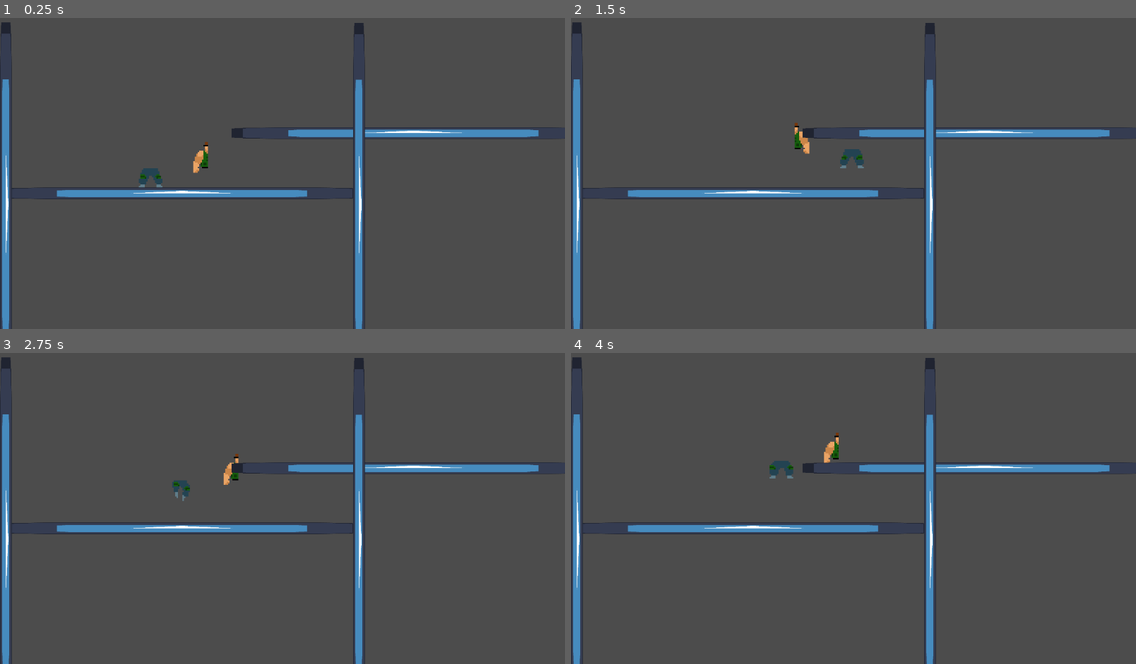
Above: before the commit, frames 1-4 (two rows, left to right).
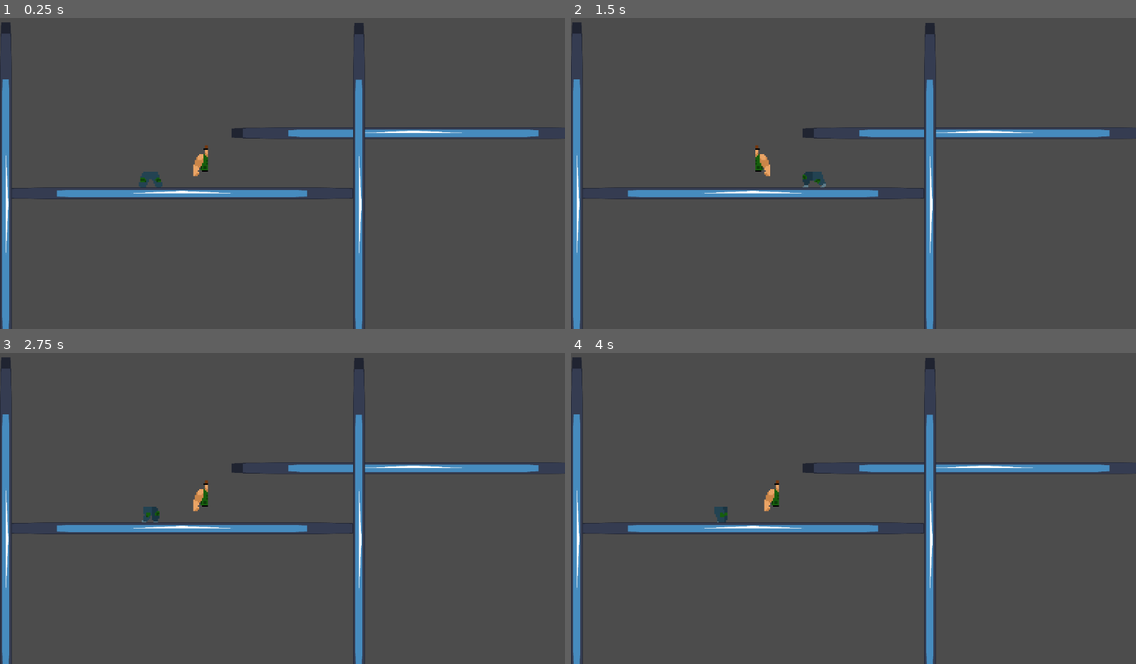
Above: after the commit, the same moments.

Repository: jacmaxmat/gamejam-dns
Game: Godot game, scene res://Player/PlayerTestWindow.tscn
Two runs of this game, one before a commit and one after it. Both use one fixed random seed, a clock stepped at 60 frames per second and the inputs below. This scene is started directly instead of the project's main scene. The engine's default icon, where the game draws it, is replaced by a stand-in: a white triangle on a blue panel in a dark square.
Inputs (mouse positions are in pixels of both pictures, inside the frame that each line leads up to):
- Up to frame 1 (0.25 s): no input
- Up to frame 2 (1.5 s): tap Enter at 0.5 s; move the mouse to (977, 154) at 0.52 s; hold D (move_right) from 0.53 s (still down); click (977, 154) at 0.6 s; tap Space (jump) at 0.77, 0.8, 1.07, 1.35 s; move the mouse to (740, 185) at 1.27 s
- Up to frame 3 (2.75 s): tap Space (jump) at 1.52, 1.82, 2.3 s; click (169, 520) at 1.55 s; move the mouse to (339, 436) at 2.02 s; release D (move_right) at 2.03 s; hold A (move_left) from 2.03 s (still down); click (339, 436) at 2.1 s
- Up to frame 4 (4 s): move the mouse to (825, 567) at 2.77 s; release A (move_left) at 2.78 s; hold D (move_right) from 2.78 s (still down); click (825, 567) at 2.85 s; tap Space (jump) at 3.02, 3.32, 3.6, 3.77 s; move the mouse to (1023, 552) at 3.52 s

The runs differ from the first frame. In frame 1, 0.3% of the frame differs, in the area x 24-37%, y 39-55%; in frame 2, 0.6%, in the area x 32-52%, y 33-55%; in frame 3, 0.5%; in frame 4, 0.6%.
Error after the commit: Parse Error: Identifier "spawn_point" not declared in the current scope. (res://Player/PlayerComponents/shooting_component.gd:19)

Commit message:
Merge conflict bye bye

Diff:
--- a/Player/Player.tscn
+++ b/Player/Player.tscn
@@ -1,6 +1,7 @@
 [gd_scene format=3 uid="uid://dxqolxv2isnx4"]
 
 [ext_resource type="Script" uid="uid://l2xwkp5ehgai" path="res://Player/player.gd" id="1_0j2ni"]
+[ext_resource type="Texture2D" uid="uid://iqfm3qnjsu0k" path="res://system obstacles/icon.svg" id="2_p34sf"]
 [ext_resource type="Texture2D" uid="uid://iho0cg5jbj1i" path="res://assety/ludek_idle.png" id="2_v0k0e"]
 [ext_resource type="Texture2D" uid="uid://s6j63fg8ttfd" path="res://assety/ludek_cialo_przod.png" id="3_5wa8t"]
 [ext_resource type="Texture2D" uid="uid://b5ybu5820bsya" path="res://assety/ludek_cialo_gora.png" id="3_dm7nj"]
@@ -27,6 +28,7 @@
 
 [sub_resource type="CapsuleShape2D" id="CapsuleShape2D_e8ooo"]
 radius = 14.0
+height = 28.0
 
 [sub_resource type="AnimationNodeBlend2" id="AnimationNodeBlend2_7uipr"]
 
@@ -982,6 +984,9 @@
 }
 
 [node name="Player" type="CharacterBody2D" unique_id=283957801 node_paths=PackedStringArray("gravity_component", "input_component", "movement_component", "jump_component", "shooting_component", "aim_component", "animation_component")]
+scale = Vector2(2, 2)
+collision_layer = 2
+collision_mask = 4
 script = ExtResource("1_0j2ni")
 gravity_component = NodePath("GravityComponent")
 input_component = NodePath("InputComponent")
@@ -1017,12 +1022,21 @@
 [node name="ShootingComponent" parent="." unique_id=351609752 instance=ExtResource("6_3mea3")]
 bullet_scene = ExtResource("8_5wa8t")
 
+spawn_point = NodePath("../VisualLayer/UpperBody/GunBarrel")
+fire_rate = 0.15
+
 [node name="JumpComponent" parent="." unique_id=391932550 instance=ExtResource("7_7v5gs")]
-jump_velocity = -500.0
+jump_velocity = -415.0
 
 [node name="MovementComponent" parent="." unique_id=889880810 instance=ExtResource("8_8sa4y")]
+speed = 150.0
+ground_accel_speed = 17.0
+ground_decel_speed = 25.0
+air_accel_speed = 12.0
+air_decel_speed = 6.0
 
 [node name="GravityComponent" parent="." unique_id=758592051 instance=ExtResource("9_3nb2p")]
+gravity = 1175.0
 
 [node name="InputComponent" parent="." unique_id=398532608 instance=ExtResource("10_d7xyo")]
 
--- a/Player/PlayerComponents/shooting_component.gd
+++ b/Player/PlayerComponents/shooting_component.gd
@@ -12,11 +12,15 @@
 		return
 
 	var bullet = bullet_scene.instantiate()
-	get_tree().current_scene.add_child(bullet)
+	bullet.global_position = Global.player.global_position + Vector2(240,135)
+	get_tree().get_root().add_child(bullet)
 
-	bullet.global_position = gun_barrel.global_position
-	bullet.rotation = gun_barrel.global_rotation
-	bullet.direction = Vector2.RIGHT.rotated(gun_barrel.global_rotation)
+	#bullet.global_position = spawn_point.global_position
+	bullet.hitbox.global_rotation_degrees = spawn_point.global_rotation_degrees + randi_range(-3,3)
+
+	can_shoot = false
+	await get_tree().create_timer(fire_rate).timeout
+	can_shoot = true
 
 func handle_shoot(want_to_shoot: bool) -> void:
 	if (want_to_shoot):
